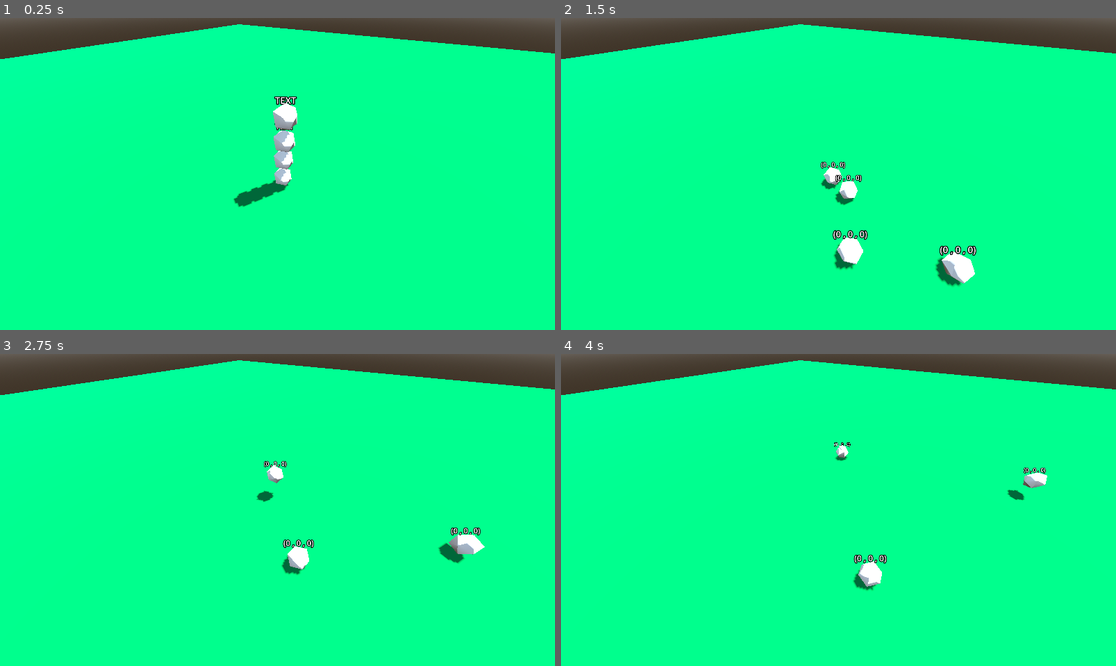
Above: before the commit, frames 1-4 (two rows, left to right).
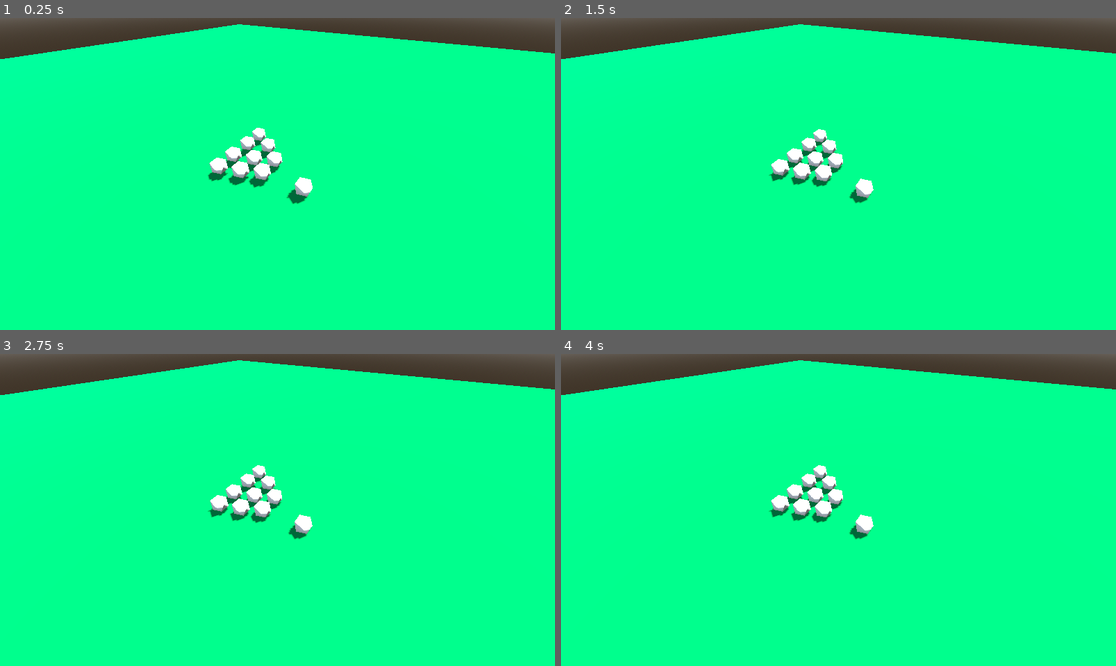
Above: after the commit, the same moments.

Repository: MaxiCabanas/DiceBilliard
Game: Godot game, scene res://Scenes/gameplay.tscn
Two runs of this game, one before a commit and one after it. Both use one fixed random seed, a clock stepped at 60 frames per second and the inputs below.
Inputs (mouse positions are in pixels of both pictures, inside the frame that each line leads up to):
- Up to frame 1 (0.25 s): no input
- Up to frame 2 (1.5 s): move the mouse to (960, 158) at 0.52 s; press the mouse at (960, 158) at 0.53 s; tap Space (hit) at 0.8 s; release the mouse at (960, 158) at 1.25 s; drag from (727, 189) to (810, 236) at 1.27 s
- Up to frame 3 (2.75 s): move the mouse to (333, 441) at 2.02 s; press the mouse at (333, 441) at 2.03 s; tap Space (hit) at 2.3 s
- Up to frame 4 (4 s): release the mouse at (894, 441) at 2.75 s; drag from (810, 572) to (672, 463) at 2.77 s; move the mouse to (1005, 556) at 3.52 s; press the mouse at (1005, 556) at 3.53 s; tap Space (hit) at 3.8 s

The runs differ from the first frame. In frame 1, 2.8% of the frame differs, in the area x 37-57%, y 25-61%; in frame 2, 3.0%, in the area x 37-75%, y 35-87%; in frame 3, 2.6%; in frame 4, 2.3%.

Commit message:
updated dice throwing

Diff:
--- /dev/null
+++ b/Curves/throw_force_curve.tres
@@ -0,0 +1,5 @@
+[gd_resource type="Curve" format=3 uid="uid://byb6ermc8bdfk"]
+
+[resource]
+_data = [Vector2(0, 0), 0.0, 0.0, 0, 0, Vector2(1, 1), 2.0, 0.0, 0, 0]
+point_count = 2
--- a/Scenes/d_20_scene.tscn
+++ b/Scenes/d_20_scene.tscn
@@ -1,5 +1,6 @@
-[gd_scene load_steps=6 format=3 uid="uid://cnvykmmtmk6nt"]
+[gd_scene load_steps=8 format=3 uid="uid://cnvykmmtmk6nt"]
 
+[ext_resource type="Curve" uid="uid://byb6ermc8bdfk" path="res://Curves/throw_force_curve.tres" id="2_2yne7"]
 [ext_resource type="Script" path="res://Scripts/dice_controller.gd" id="2_3o3af"]
 
 [sub_resource type="StandardMaterial3D" id="StandardMaterial3D_waf2v"]
@@ -39,8 +40,13 @@
 [sub_resource type="ConvexPolygonShape3D" id="ConvexPolygonShape3D_nf316"]
 points = PackedVector3Array(-0.44346, -0.206302, -0.00381139, -0.442419, -0.208907, -0.00803706, -0.442071, -0.214407,  …(11644 unchanged characters)…
 
+[sub_resource type="SphereShape3D" id="SphereShape3D_re2pv"]
+
 [node name="D20-rigid" type="RigidBody3D"]
 script = ExtResource("2_3o3af")
+LaunchCurve = ExtResource("2_2yne7")
+MaxLaunchDistance = 5.0
+LaunchMultiplier = 50.0
 
 [node name="D20-mesh" type="MeshInstance3D" parent="."]
 mesh = SubResource("ArrayMesh_cgnmm")
@@ -49,16 +55,10 @@
 [node name="CollisionShape3D" type="CollisionShape3D" parent="."]
 shape = SubResource("ConvexPolygonShape3D_nf316")
 
-[node name="DebugText" type="Label3D" parent="."]
-pixel_size = 0.01
-offset = Vector2(0, 60)
-billboard = 1
-double_sided = false
-text = "TEXT"
-
 [node name="DetectionArea" type="Area3D" parent="."]
 
 [node name="CollisionShape3D" type="CollisionShape3D" parent="DetectionArea"]
-shape = SubResource("ConvexPolygonShape3D_nf316")
+shape = SubResource("SphereShape3D_re2pv")
 
-[connection signal="input_event" from="DetectionArea" to="." method="_on_detection_area_input_event"]
+[connection signal="mouse_entered" from="DetectionArea" to="." method="_on_detection_area_mouse_entered"]
+[connection signal="mouse_exited" from="DetectionArea" to="." method="_on_detection_area_mouse_exited"]
--- a/Scenes/gameplay.tscn
+++ b/Scenes/gameplay.tscn
@@ -45,13 +45,31 @@
 fov = 90.0
 
 [node name="D20-rigid" parent="." instance=ExtResource("2_ceks8")]
-transform = Transform3D(1, 0, 0, 0, 1, 0, 0, 0, 1, 0, 1.132, 0)
+transform = Transform3D(1, 0, 0, 0, 1, 0, 0, 0, 1, 1.15731, 1.132, 0)
 
 [node name="D20-rigid2" parent="." instance=ExtResource("2_ceks8")]
-transform = Transform3D(1, 0, 0, 0, 1, 0, 0, 0, 1, 0, 2.31469, 0)
+transform = Transform3D(1, 0, 0, 0, 1, 0, 0, 0, 1, -1.07614, 1.132, 0.308653)
 
 [node name="D20-rigid3" parent="." instance=ExtResource("2_ceks8")]
-transform = Transform3D(1, 0, 0, 0, 1, 0, 0, 0, 1, 0, 3.30477, 0)
+transform = Transform3D(1, 0, 0, 0, 1, 0, 0, 0, 1, -1.07614, 1.132, -0.803492)
+
+[node name="D20-rigid7" parent="." instance=ExtResource("2_ceks8")]
+transform = Transform3D(1, 0, 0, 0, 1, 0, 0, 0, 1, -3.26003, 1.132, 1.28612)
+
+[node name="D20-rigid8" parent="." instance=ExtResource("2_ceks8")]
+transform = Transform3D(1, 0, 0, 0, 1, 0, 0, 0, 1, -3.26003, 1.132, 0.173974)
+
+[node name="D20-rigid9" parent="." instance=ExtResource("2_ceks8")]
+transform = Transform3D(1, 0, 0, 0, 1, 0, 0, 0, 1, -3.26003, 1.132, -1.06125)
+
+[node name="D20-rigid10" parent="." instance=ExtResource("2_ceks8")]
+transform = Transform3D(1, 0, 0, 0, 1, 0, 0, 0, 1, -3.26003, 1.132, -2.17339)
 
 [node name="D20-rigid4" parent="." instance=ExtResource("2_ceks8")]
-transform = Transform3D(1, 0, 0, 0, 1, 0, 0, 0, 1, 0, 4.33208, 0)
+transform = Transform3D(1, 0, 0, 0, 1, 0, 0, 0, 1, -2.09987, 1.132, 0.84194)
+
+[node name="D20-rigid5" parent="." instance=ExtResource("2_ceks8")]
+transform = Transform3D(1, 0, 0, 0, 1, 0, 0, 0, 1, -2.09987, 1.132, -0.270204)
+
+[node name="D20-rigid6" parent="." instance=ExtResource("2_ceks8")]
+transform = Transform3D(1, 0, 0, 0, 1, 0, 0, 0, 1, -2.09987, 1.132, -1.6026)
--- a/Scripts/dice_controller.gd
+++ b/Scripts/dice_controller.gd
@@ -1,37 +1,45 @@
 class_name DiceController
 extends RigidBody3D
 
+@export var LaunchCurve: Curve
+@export var MaxLaunchDistance: float = 10
+@export var LaunchMultiplier: float = 1
+
 var impulse: Vector3
-var mousePos: Vector3
-var clickNormal: Vector3
+var is_being_overlapped: bool = false
+var is_being_grabbed: bool = false
 
-func _ready():
-	pass
+@onready var viewport: Viewport = get_viewport()
+@onready var camera: Camera3D = viewport.get_camera_3d()
 
+func _physics_process(delta):
+	if is_being_grabbed:
+		var mousePos = viewport.get_mouse_position()
+		var distance = (camera.position - position).length()
+
+		var drag_position = camera.project_position(mousePos, distance)
+
+		#Make the result of raycast be at the same height of the dice.
+		drag_position.y = position.y
+
+		impulse = position - drag_position
+
+		var remapedForce = remap(impulse.length(), 0.0, MaxLaunchDistance, 0.0, 1.0)
+		var finalLaunchForce = LaunchCurve.sample_baked(remapedForce) * LaunchMultiplier
+
+		impulse = impulse.normalized() * finalLaunchForce
 
 func _process(delta):
-	if Input.is_action_pressed("grab"):
-		$DebugText.text = _debug_vector(mousePos)
+	if is_being_overlapped && Input.is_action_pressed("grab"):
+		is_being_grabbed = true
 
-	if Input.is_action_just_pressed("hit"):
+	if Input.is_action_just_released("grab"):
+		if is_being_grabbed:
+			is_being_grabbed = false
+			apply_impulse(impulse)
 
-		var rng = RandomNumberGenerator.new()
-		var x = rng.randf_range(-1.0, 1.0)
-		var y = rng.randf_range(-1.0, 1.0)
-		var z = rng.randf_range(-1.0, 1.0)
+func _on_detection_area_mouse_entered():
+	is_being_overlapped = true
 
-		var power = rng.randf_range(1.0, 10.0)
-
-		self.apply_impulse(Vector3(x,y,z).normalized() * power)
-
-
-func _on_detection_area_input_event(camera, event, position, normal, shape_idx):
-	mousePos = position
-	clickNormal = normal
-
-func _debug_vector(vector):
-	var finalString = "("
-	finalString += String.num(vector.x, 2) + " , "
-	finalString += String.num(vector.y, 2) + " , "
-	finalString += String.num(vector.z, 2) + ")"
-	return finalString
+func _on_detection_area_mouse_exited():
+	is_being_overlapped = false
